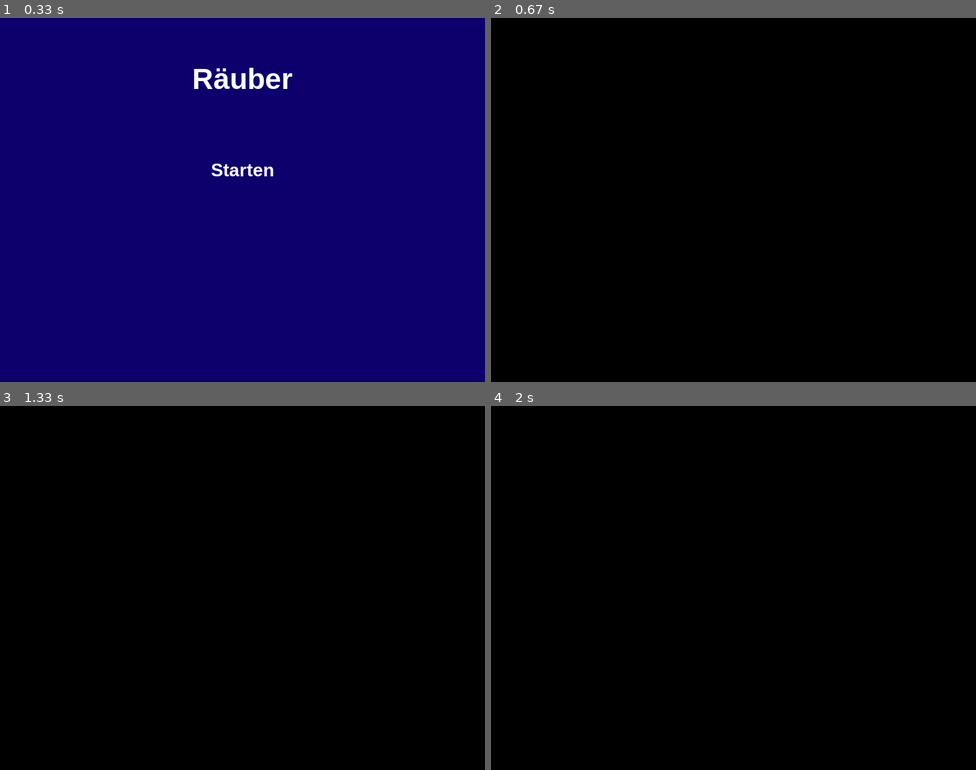
Above: before the commit, frames 1-4 (two rows, left to right).
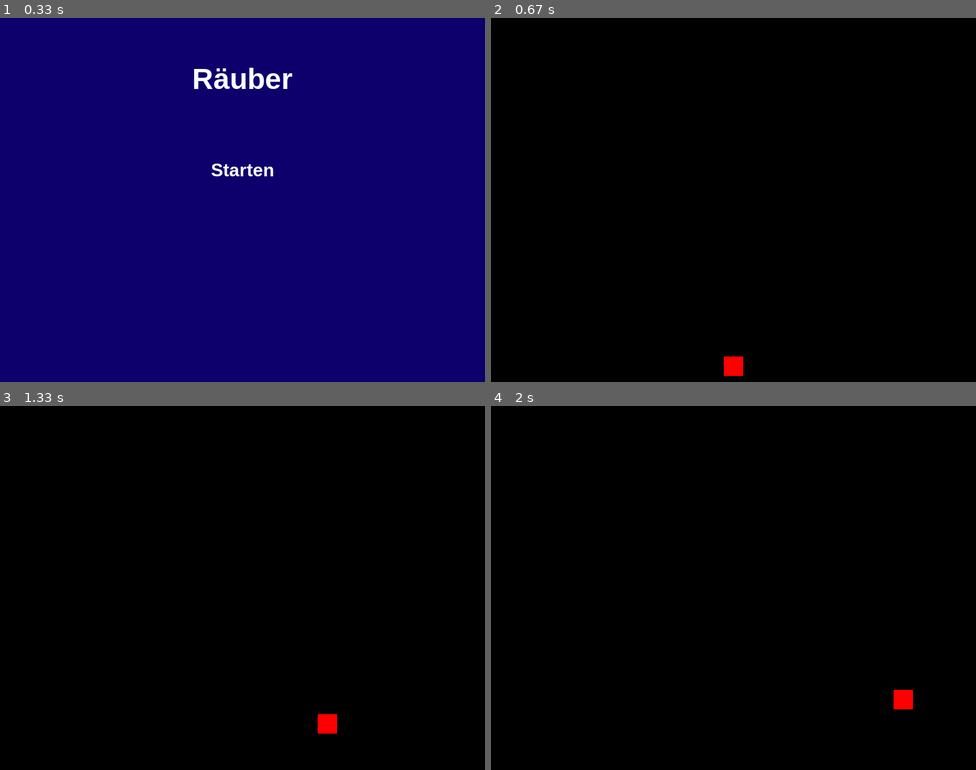
Above: after the commit, the same moments.

Repository: 25-26-1AHIF/pygameproject-rauber_david_jonas
Game: pygame game, started from game/main.py
Same seed, same stepped clock (60 frames per second), same inputs: the game is played once before the commit and once after it.
Inputs:
- Up to frame 1 (0.33 s): no input
- Up to frame 2 (0.67 s): click "Starten" at 0.38 s
- Up to frame 3 (1.33 s): hold D 0.67-1.13 s; hold W from 1.17 s (still down)
- Up to frame 4 (2 s): release W at 1.47 s; hold D 1.5-1.97 s

Frame 1 is identical in both runs. In frame 2, 0.2% of the frame differs, in the area x 48-52%, y 93-99%; in frame 3, 0.2%; in frame 4, 0.2%.

Commit message:
Player angefangen

Diff:
--- a/game/game_variables/game_variables.py
+++ b/game/game_variables/game_variables.py
@@ -4,6 +4,8 @@
     SCREEN_WIDTH = 800
     SCREEN_HIGHT = 600
     FPS = 60
+    player_size = 32
+    player_v = 5
 
     FONT_BIG: pygame.font.Font = None
     FONT_MIDDLE: pygame.font.Font = None
--- a/game/main.py
+++ b/game/main.py
@@ -1,6 +1,7 @@
 import pygame
 from game_variables.game_variables import GameVariables as gv
 from game_variables.game_variables import GameScreens as GameScreens
+from player import Player
 
 def main_screen(screen: pygame.Surface, clock: pygame.time.Clock):
     pygame.display.set_caption("Main Screen")
@@ -36,11 +37,15 @@
 
 
 def play_screen(screen: pygame.Surface, clock: pygame.time.Clock):
-
     pygame.init()
     pygame.display.set_caption("Play Screen")
-
-
+    player_x_pos = gv.SCREEN_WIDTH / 2 - gv.player_size / 2
+    player_y_pos = gv.SCREEN_HIGHT - gv.player_size - 10
+    player = Player(
+        screen=screen,
+        player_x_pos=player_x_pos,
+        player_y_pos=player_y_pos
+    )
 
     while True:
         for event in pygame.event.get():
@@ -53,6 +58,7 @@
                     return GameScreens.MAIN
 
         screen.fill("black")
+        player.update_and_draw()
         pygame.display.flip()
         clock.tick(gv.FPS)
 
@@ -70,7 +76,7 @@
                 return GameScreens.EXIT
             if event.type == pygame.KEYDOWN:
                 if event.key == pygame.K_ESCAPE:
-                    return GameScreens.EXIT
+                    return GameScreens.MAIN
                 if event.key == pygame.K_SPACE:
                     return GameScreens.PLAY
             if event.type == pygame.MOUSEBUTTONDOWN:
--- /dev/null
+++ b/game/player.py
@@ -0,0 +1,45 @@
+import pygame
+from game_variables.game_variables import GameVariables as gv
+
+class Player:
+    def __init__(self, screen: pygame.Surface, player_x_pos, player_y_pos):
+        self.player_x_pos = player_x_pos
+        self.player_y_pos = player_y_pos
+        self.screen = screen
+
+    def move(self) -> None:
+        pressed_keys = pygame.key.get_pressed()
+        if pressed_keys[pygame.K_a]:
+            self.player_x_pos -= gv.player_v
+            if self.player_x_pos <= 0:
+                self.player_x_pos = 0
+
+        if pressed_keys[pygame.K_d]:
+            self.player_x_pos += gv.player_v
+            if self.player_x_pos + gv.player_size >= gv.SCREEN_WIDTH:
+                self.player_x_pos = gv.SCREEN_WIDTH - gv.player_size
+
+        if pressed_keys[pygame.K_w]:
+            self.player_y_pos -= gv.player_v
+            if self.player_y_pos <= 0:
+                self.player_y_pos = 0
+
+        if pressed_keys[pygame.K_s]:
+            self.player_y_pos += gv.player_v
+            if self.player_y_pos + gv.player_size >= gv.SCREEN_HIGHT:
+                self.player_y_pos = gv.SCREEN_HIGHT - gv.player_size
+
+    def update_and_draw(self):
+        self.move()
+
+        pygame.draw.rect(
+            surface=self.screen,
+            rect=(
+                self.player_x_pos,
+                self.player_y_pos,
+                gv.player_size,
+                gv.player_size
+            ),
+            color="red",
+            width=0
+            )
